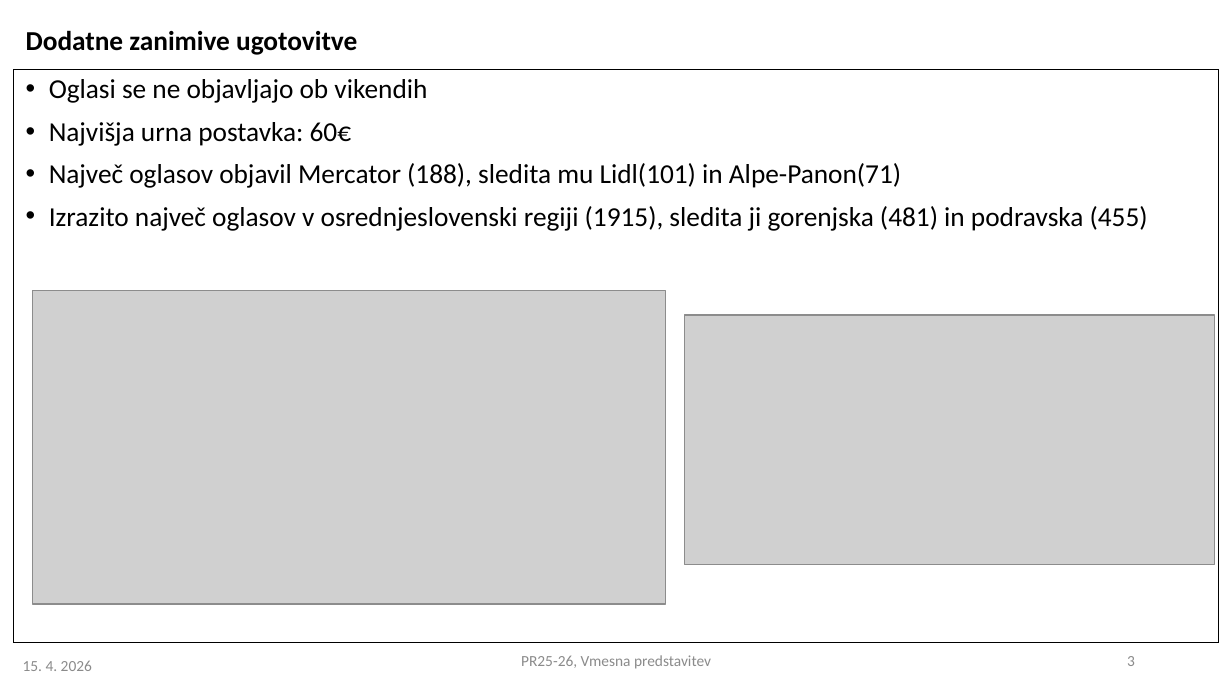
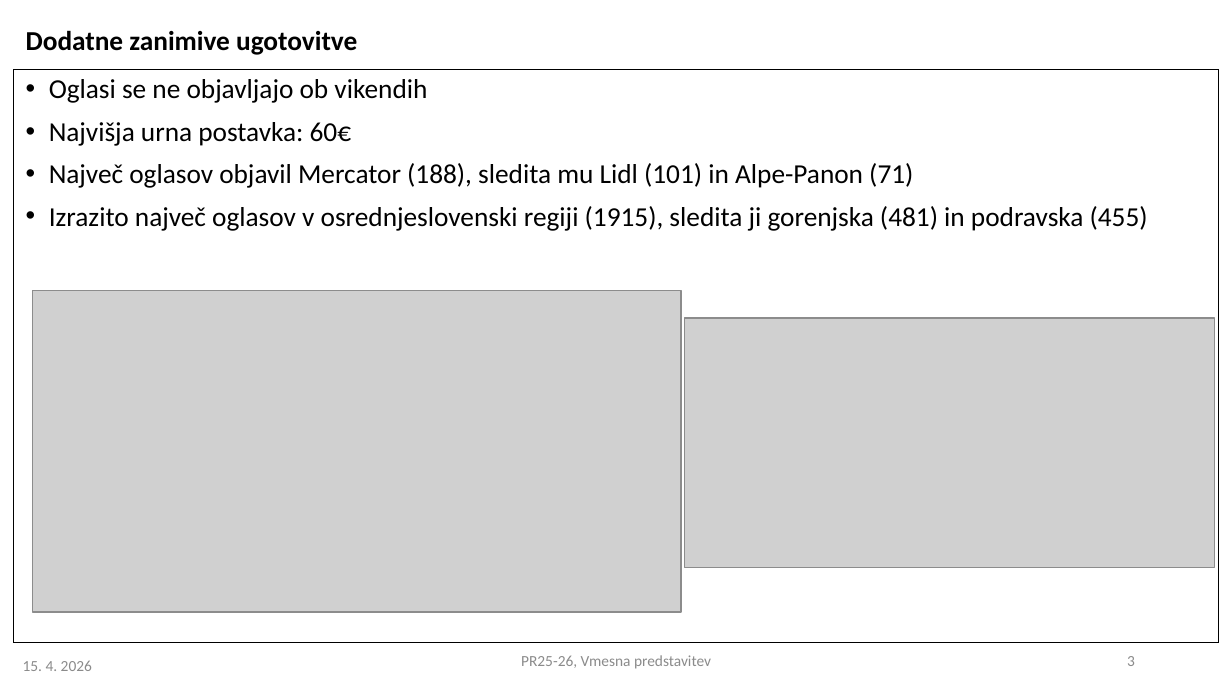
Before and after one commit to svenko99/PR2608, a slide deck: slide 3 of reports/PR2025-26_VMESNA_08.pptx. Drawn at 1232x693 pixels with LibreOffice and Linux fonts; fonts in the diff are those of the drawing; grey boxes stand for pictures. Boxes give left, top, right and bottom in pixels: in the first picture for what was removed or moved away, otherwise in the second. Text is boxed around its words. In the diff, an @@ line names an element or a change of style, - is before the commit and + after.

```diff
--- a/reports/PR2025-26_VMESNA_08.pptx
+++ b/reports/PR2025-26_VMESNA_08.pptx
@@ text at (x1=49, y1=163, x2=913, y2=188): spaces changed @@
-• Največ oglasov objavil Mercator (188), sledita mu Lidl(101) in Alpe-Panon(71)
+• Največ oglasov objavil Mercator (188), sledita mu Lidl (101) in Alpe-Panon (71)
@@ picture resized from (x1=33, y1=291, x2=665, y2=605) to (x1=33, y1=291, x2=681, y2=612) @@
```
Also in this commit, not shown: 1 other file.
